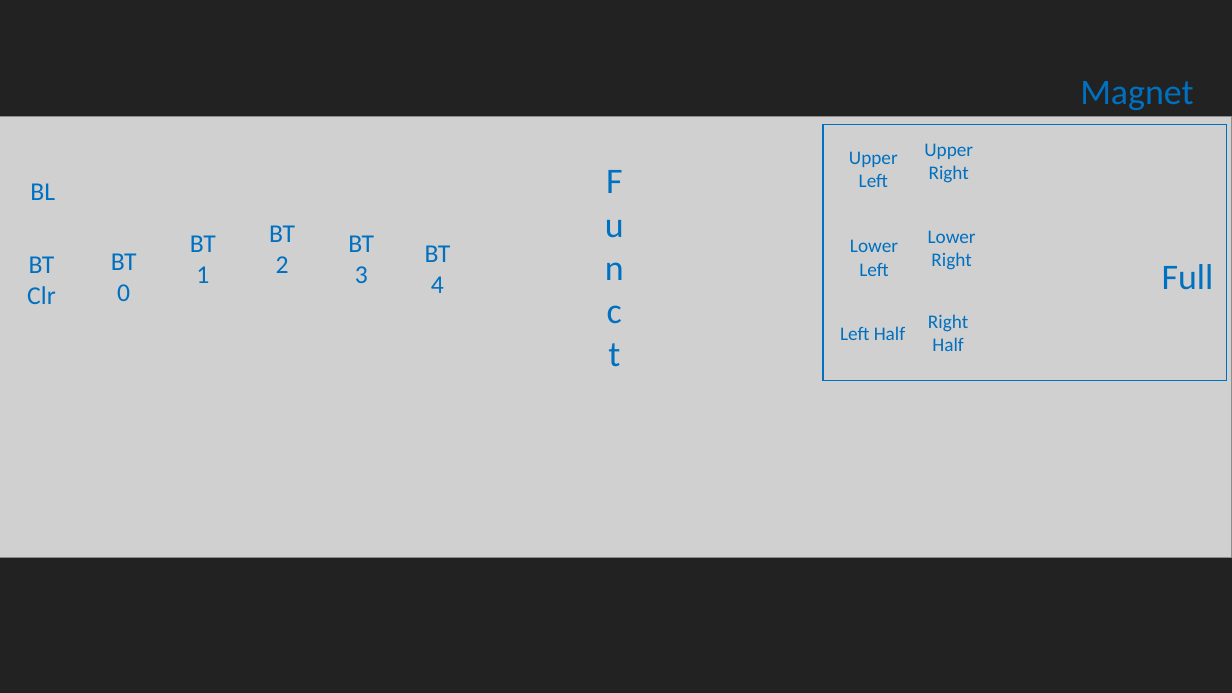
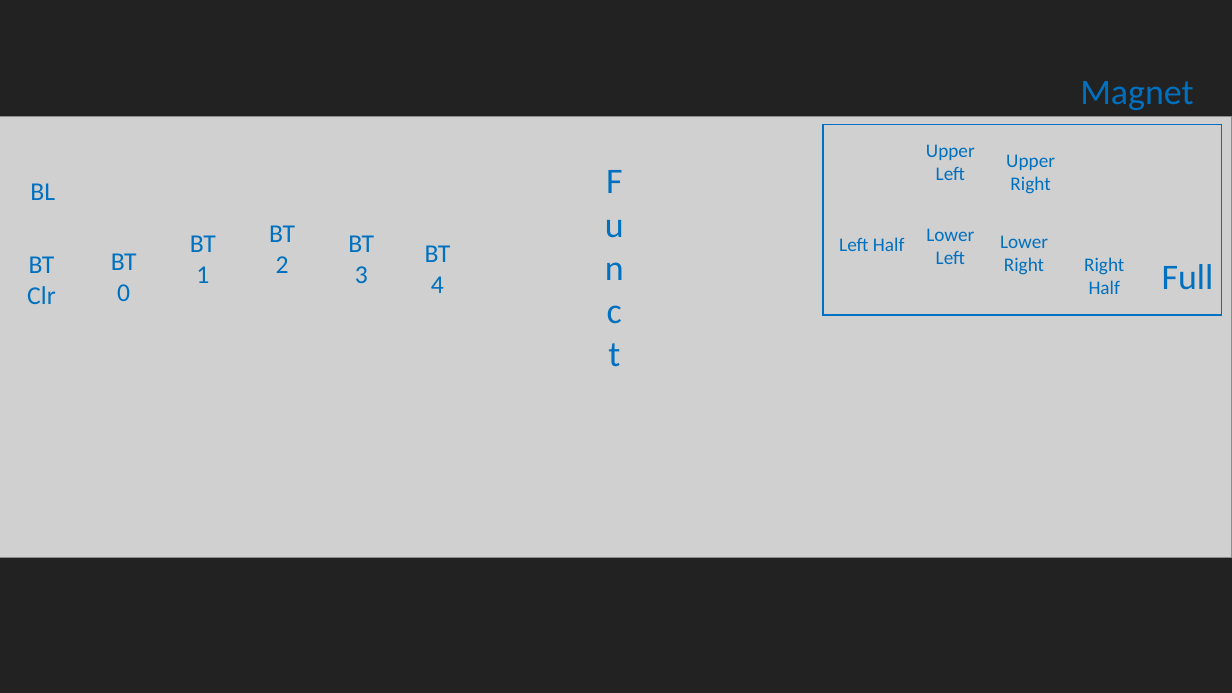
Before and after one commit to KarasVladyslav/ZMK_branch, a slide deck: slide 4 of crkbd layout.pptx. Drawn at 1232x693 pixels with LibreOffice and Linux fonts; fonts in the diff are those of the drawing; grey boxes stand for pictures. Boxes give left, top, right and bottom in pixels: in the first picture for what was removed or moved away, otherwise in the second. Text is boxed around its words. In the diff, an @@ line names an element or a change of style, - is before the commit and + after.

```diff
--- a/crkbd layout.pptx
+++ b/crkbd layout.pptx
@@ rectangle resized from (x1=823, y1=125, x2=1227, y2=381) to (x1=823, y1=125, x2=1222, y2=315) @@
@@ text "Upper Left" moved from (x1=849, y1=151, x2=898, y2=187) to (x1=926, y1=144, x2=975, y2=180) @@
@@ text "Upper Right" moved from (x1=924, y1=143, x2=973, y2=183) to (x1=1006, y1=154, x2=1055, y2=194) @@
@@ text "Left Half" moved from (x1=840, y1=326, x2=905, y2=340) to (x1=839, y1=237, x2=904, y2=251) @@
@@ text "Lower Left" moved from (x1=850, y1=239, x2=898, y2=276) to (x1=926, y1=228, x2=974, y2=264) @@
@@ text "Lower Right" moved from (x1=928, y1=230, x2=976, y2=270) to (x1=1000, y1=235, x2=1048, y2=275) @@
@@ text "Right Half" moved from (x1=928, y1=314, x2=968, y2=351) to (x1=1084, y1=257, x2=1124, y2=294) @@
```
Also in this commit, not shown: 1 other slide changed, 2 other files.
